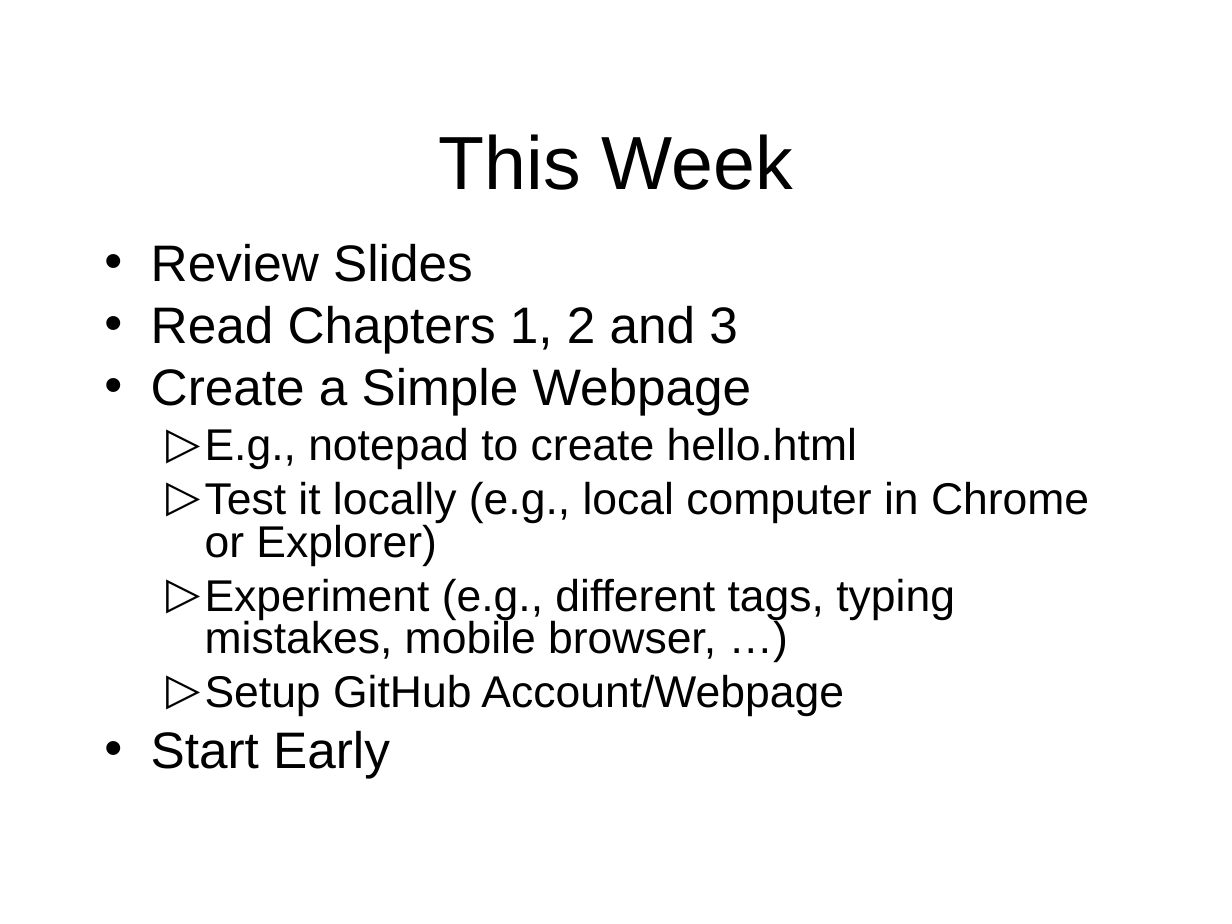
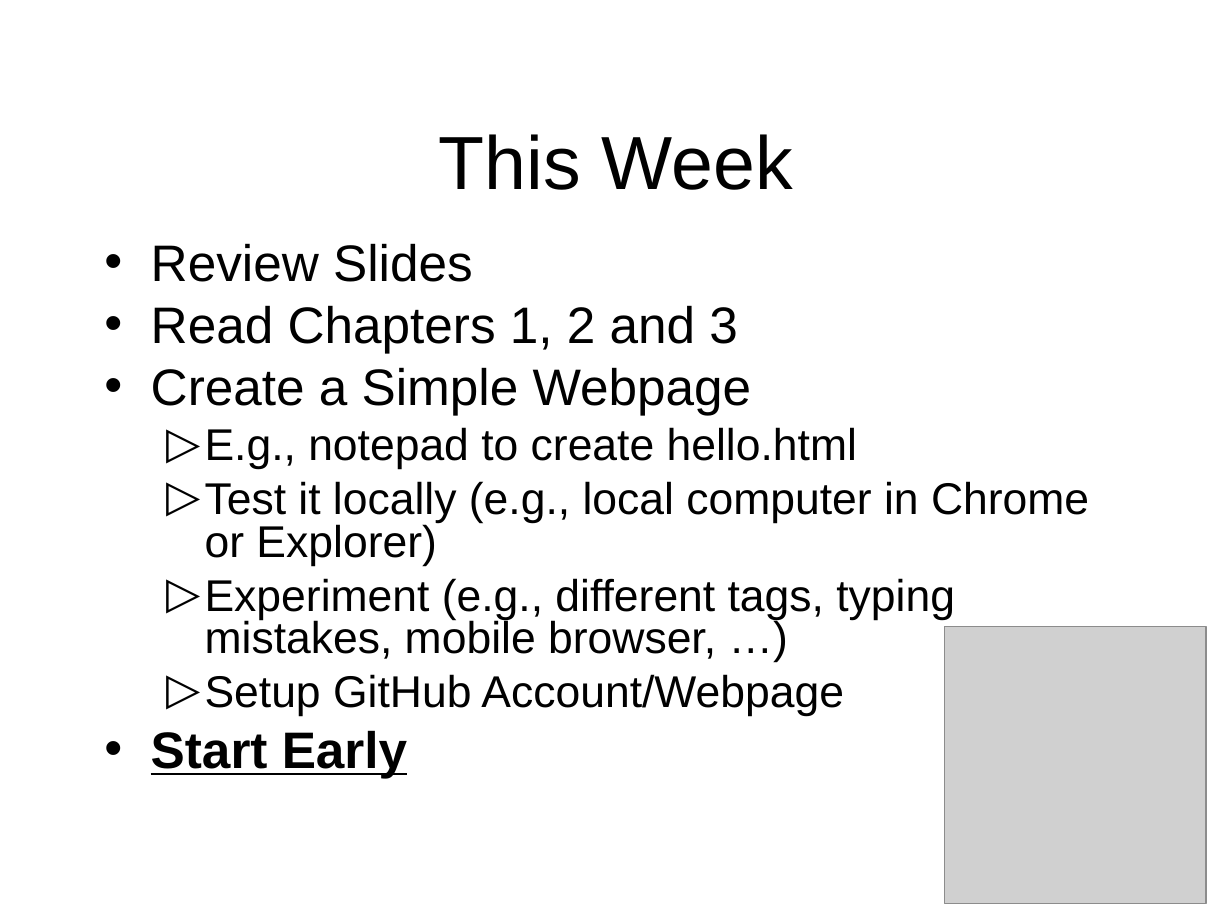
Before and after one commit to octaviordz/zjnu2017.github.io, a slide deck: slide 30 of WAD/lectures/010--Introduction.ppt (slide 27 before the commit). Drawn at 1232x924 pixels with LibreOffice and Linux fonts; fonts in the diff are those of the drawing; grey boxes stand for pictures. Boxes give left, top, right and bottom in pixels: in the first picture for what was removed or moved away, otherwise in the second. Text is boxed around its words. In the diff, an @@ line names an element or a change of style, - is before the commit and + after.

```diff
--- a/WAD/lectures/010--Introduction.ppt
+++ b/WAD/lectures/010--Introduction.ppt
@@ picture added at box(945, 626, 1206, 903) @@
@@ text at box(151, 730, 407, 778): bold on, underline on in "Start Early" @@
```
Also in this commit, not shown: 1 other slide changed, 5 slides added, 1 slide removed, 1 other file.
